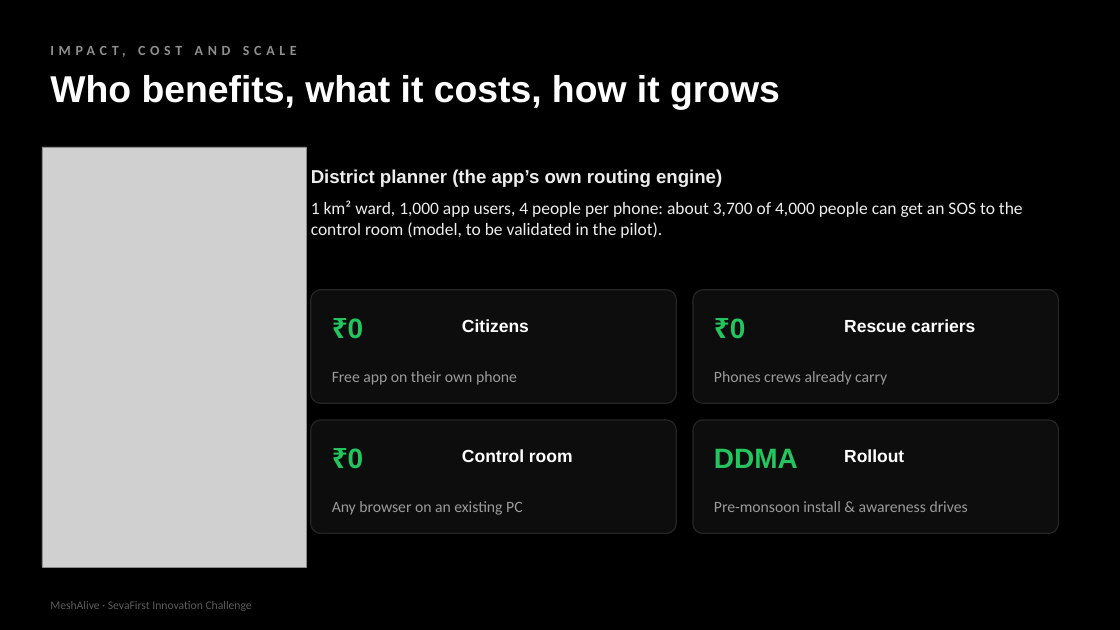
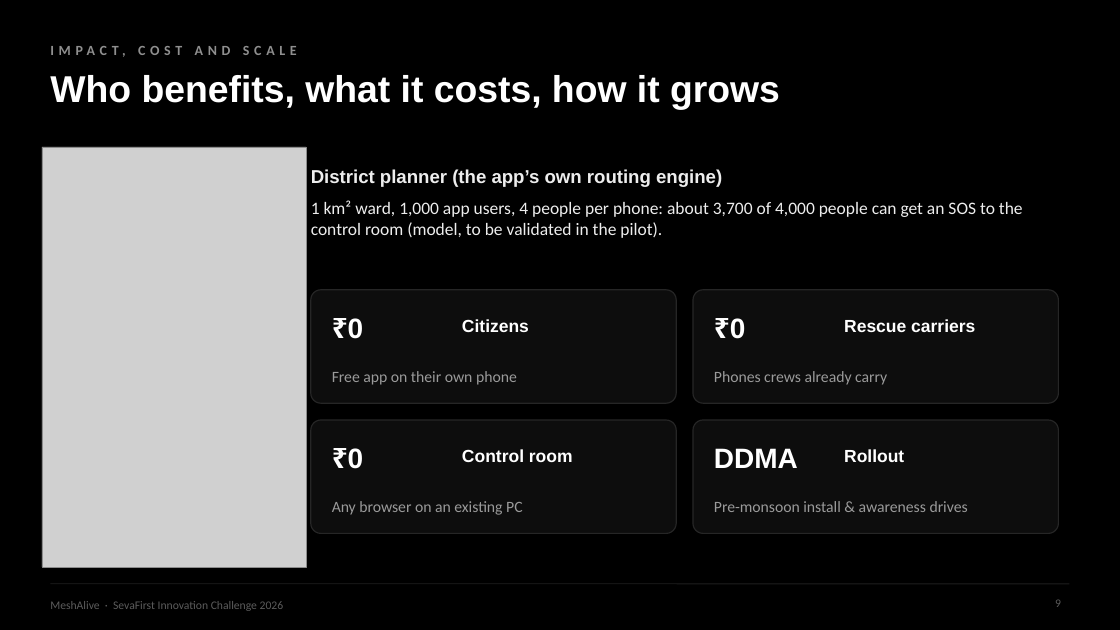
Before and after one commit to yogeshwardev/MESHALIVE-, a slide deck: slide 9 of submission/MeshAlive_Pitch_Deck.pptx. Drawn at 1120x630 pixels with LibreOffice and Linux fonts; fonts in the diff are those of the drawing; grey boxes stand for pictures. Boxes give left, top, right and bottom in pixels: in the first picture for what was removed or moved away, otherwise in the second. Text is boxed around its words. In the diff, an @@ line names an element or a change of style, - is before the commit and + after.

```diff
--- a/submission/MeshAlive_Pitch_Deck.pptx
+++ b/submission/MeshAlive_Pitch_Deck.pptx
@@ text colour #22C55E to #FFFFFF in 4 elements at (348,318,364,339), (730,318,746,339), (348,448,364,469), (714,448,798,468) @@
@@ line added from (50, 584) to (1070, 584), #1F1F1F 0.75 pt @@
@@ page number added at (1055,599,1061,607), 10 pt, text #5C5C5C @@
+9
@@ text at (50,601,284,611): text changed @@
-MeshAlive · SevaFirst Innovation Challenge
+MeshAlive · SevaFirst Innovation Challenge 2026
```
Also in this commit, not shown: 10 other slides changed, 9 other files.
